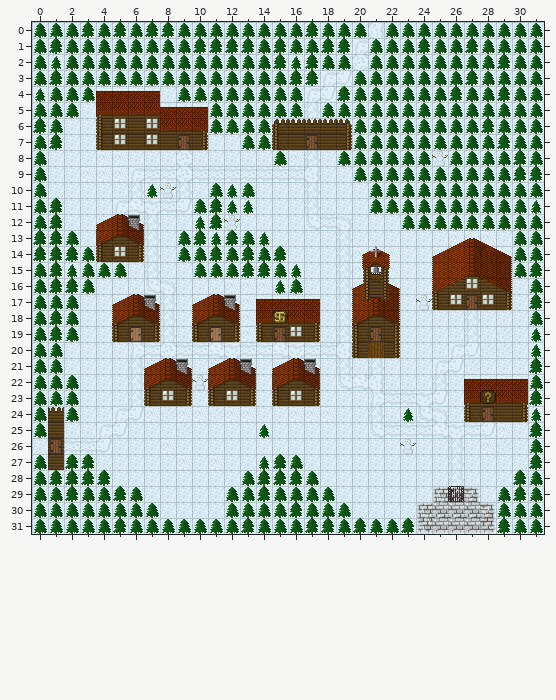
Tiled map -- TiledMaps/Town.tmx. The first picture shows the starting point.
Cells are 16x16 px. Shown: x 0..31, y 0..31.
Once edited:
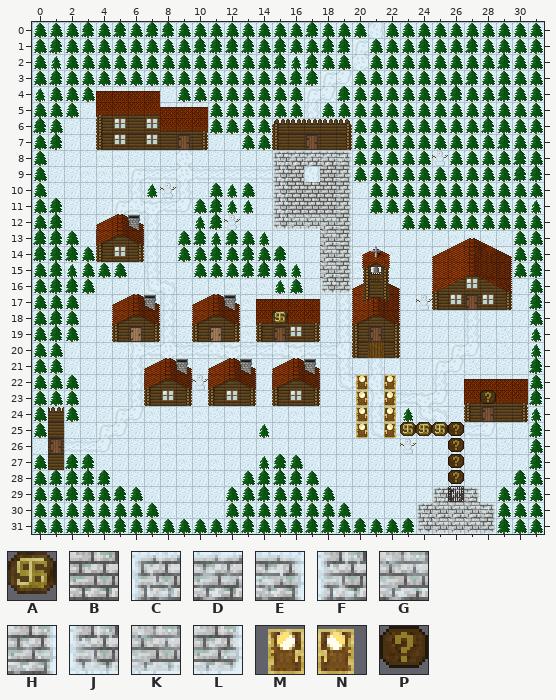
Key: from "tiles_town": A 80, B 81, C 96, D 97, E 98, F 112, G 113, H 114, J 128, K 129, L 130, M 137, N 138, P 208.
_ is an empty cell.
Tiles of an added or newly shown layer are drawn over the layers below it.
What changed:
Layer "roof_base" (added):
y 9: x 16 _ -> B; x 18 _ -> B
y 10..11: x 16..18 ___ -> BBB
y 22..24: x 20 _ -> M; x 22 _ -> N
y 25: x 20 _ -> M; x 22..26 _____ -> NAAAA
y 26: x 26 _ -> A
Layer "roof_deco" (added):
y 8: x 15..19 _____ -> CDDDE
y 9..11: x 15 _ -> F; x 19 _ -> H
y 12: x 15..19 _____ -> JKKGH
y 13..15: x 18..19 __ -> GH
y 16: x 18..19 __ -> JL
y 25..28: x 26 _ -> P
Pixel boxes of the changes (left, top, right, bottom) in both pictures:
added: (272, 150, 352, 294)
added: (356, 375, 368, 438)
added: (384, 375, 464, 484)
